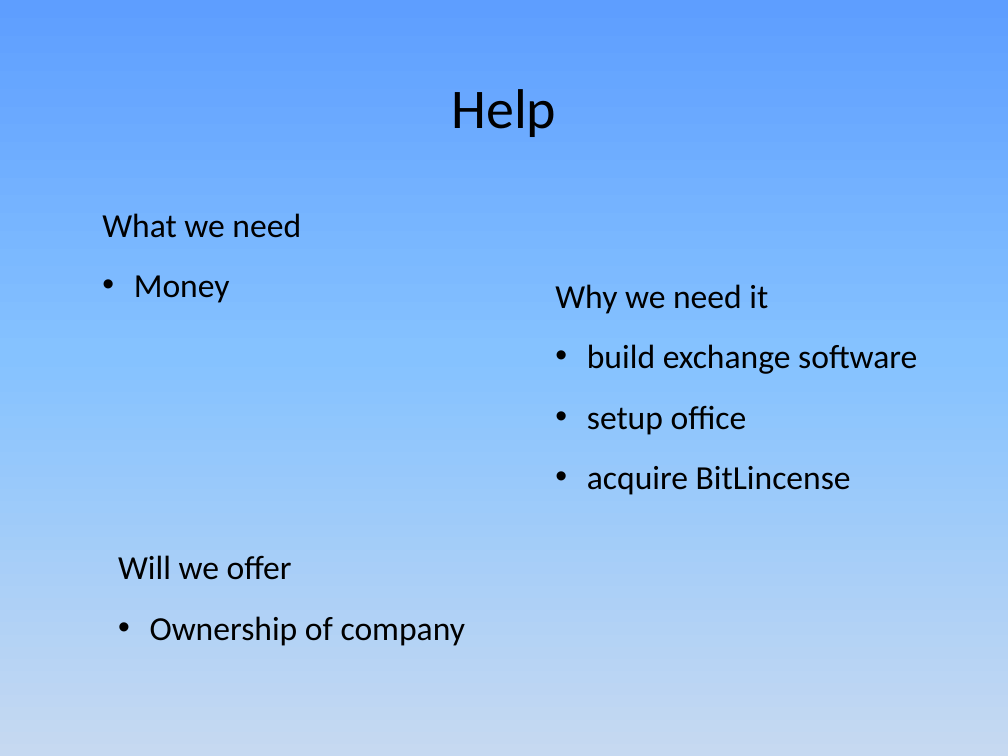
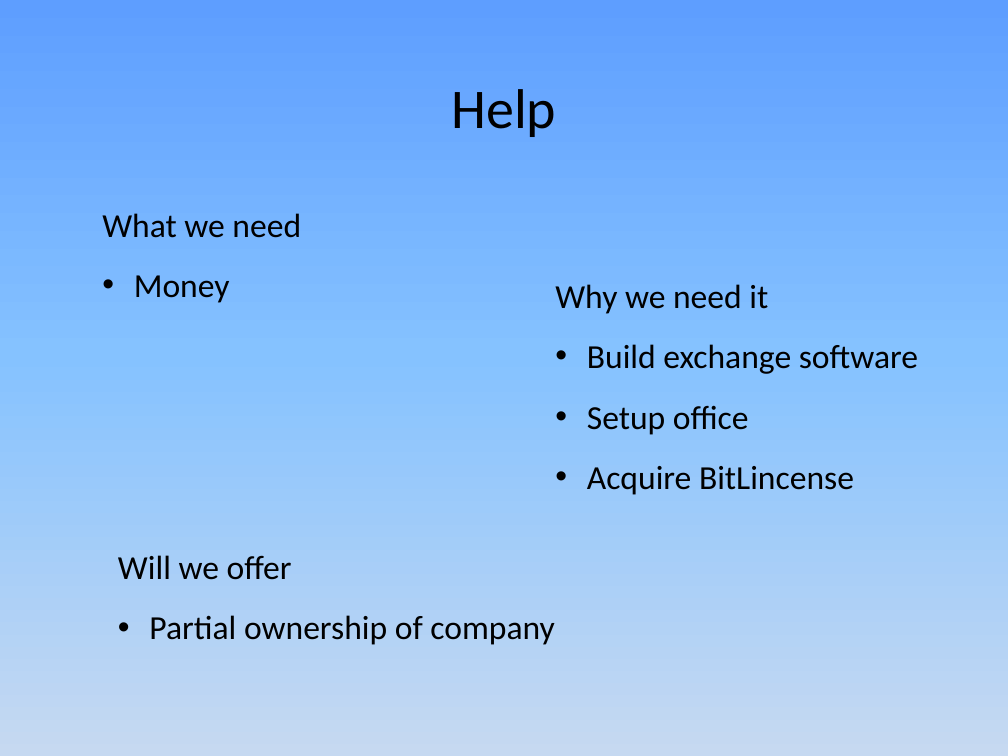
Before and after one commit to JamesLeB/Business, a slide deck: slide 15 of TODO/2-Monday/Presentation1.pptx (slide 14 before the commit). Drawn at 1008x756 pixels with LibreOffice and Linux fonts; fonts in the diff are those of the drawing. Boxes give left, top, right and bottom in pixels: in the first picture for what was removed or moved away, otherwise in the second. Text is boxed around its words. In the diff, an @@ line names an element or a change of style, - is before the commit and + after.

```diff
--- a/TODO/2-Monday/Presentation1.pptx
+++ b/TODO/2-Monday/Presentation1.pptx
@@ text at (587, 344, 918, 495): text changed @@
-• build exchange software
-• setup office
-• acquire BitLincense
+• Build exchange software
+• Setup office
+• Acquire BitLincense
@@ text at (149, 615, 554, 645): text changed @@
-• Ownership of company
+• Partial ownership of company
```
Also in this commit, not shown: 7 other slides changed, 2 slides added, 1 other file.
